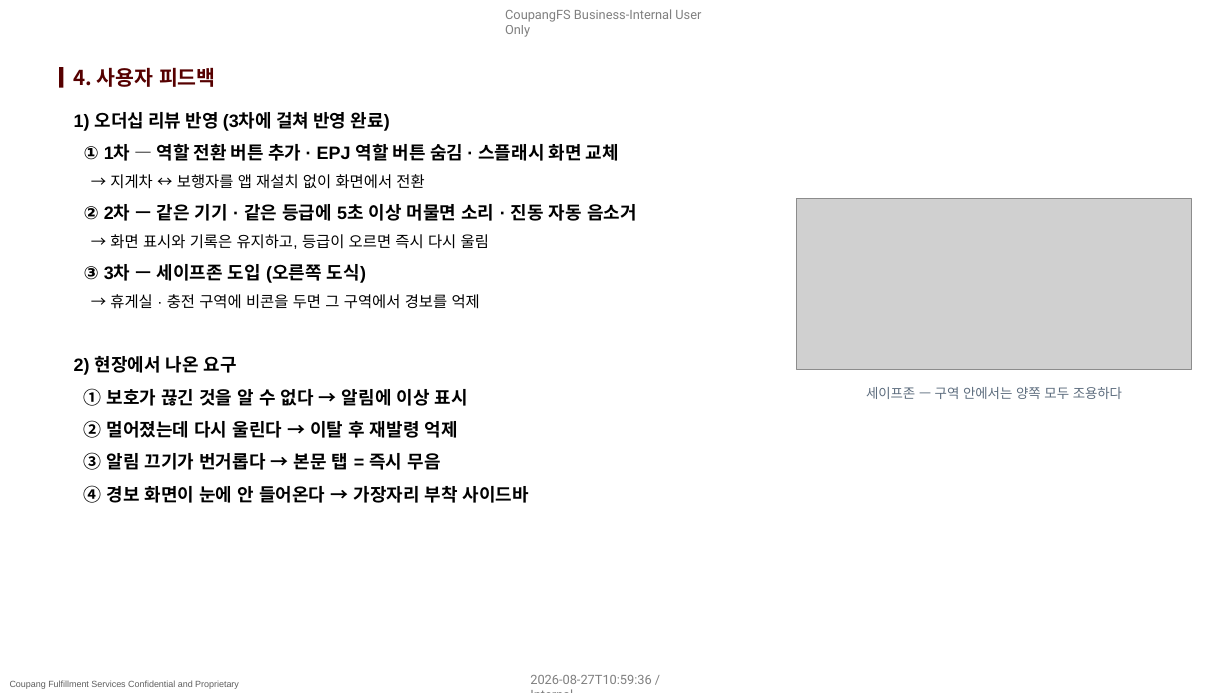
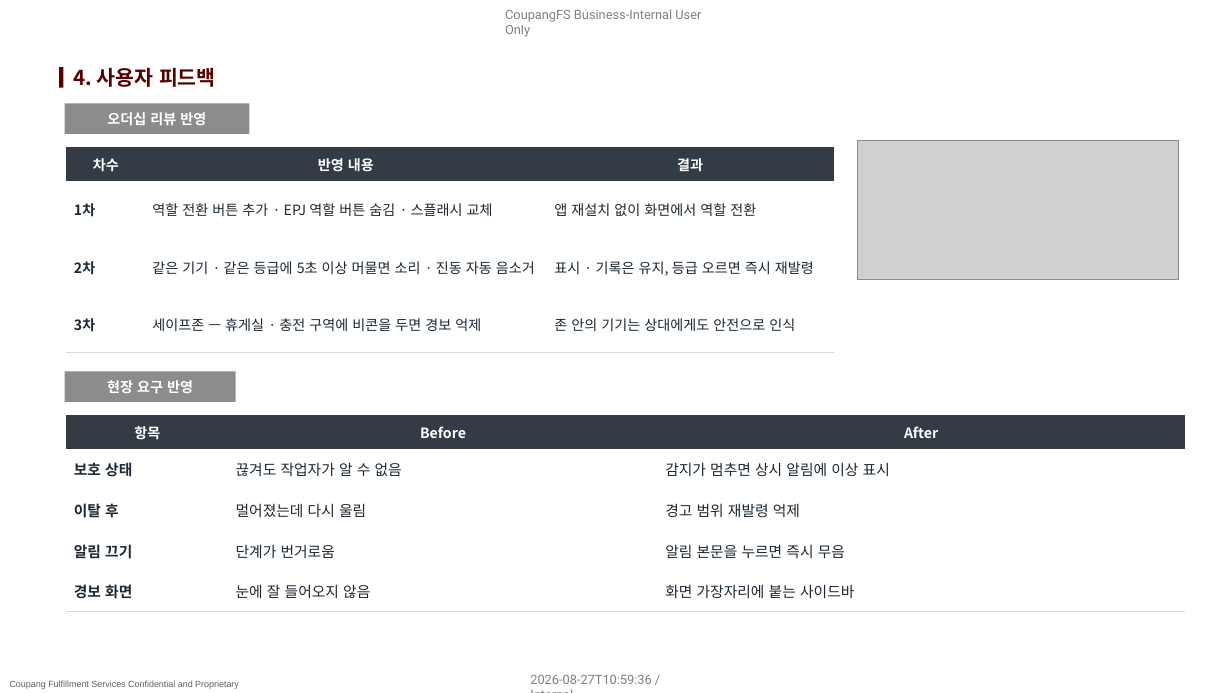
Before and after one commit to pslymzero-cyber/SafeAlert, a slide deck: slide 6 of docs/presentation/company_form/SafeAlert_보고_2026.08.pptx. Drawn at 1232x693 pixels with LibreOffice and Linux fonts; fonts in the diff are those of the drawing; grey boxes stand for pictures; background and template pictures are left out. Boxes give left, top, right and bottom in pixels: in the first picture for what was removed or moved away, otherwise in the second. Text is boxed around its words. In the diff, an @@ line names an element or a change of style, - is before the commit and + after.

```diff
--- a/docs/presentation/company_form/SafeAlert_보고_2026.08.pptx
+++ b/docs/presentation/company_form/SafeAlert_보고_2026.08.pptx
@@ rectangle added at bbox=[65, 104, 250, 134], fill #8C8C8C, 11 pt, text #FFFFFF, bold @@
+오더십 리뷰 반영
@@ text removed at bbox=[74, 112, 637, 503] @@
-1) 오더십 리뷰 반영 (3차에 걸쳐 반영 완료)
-① 1차 — 역할 전환 버튼 추가 · EPJ 역할 버튼 숨김 · 스플래시 화면 교체
-→ 지게차 ↔ 보행자를 앱 재설치 없이 화면에서 전환
-② 2차 — 같은 기기 · 같은 등급에 5초 이상 머물면 소리 · 진동 자동 음소거
-→ 화면 표시와 기록은 유지하고, 등급이 오르면 즉시 다시 울림
-③ 3차 — 세이프존 도입 (오른쪽 도식)
-→ 휴게실 · 충전 구역에 비콘을 두면 그 구역에서 경보를 억제
-2) 현장에서 나온 요구
-① 보호가 끊긴 것을 알 수 없다 → 알림에 이상 표시
-② 멀어졌는데 다시 울린다 → 이탈 후 재발령 억제
-③ 알림 끄기가 번거롭다 → 본문 탭 = 즉시 무음
-④ 경보 화면이 눈에 안 들어온다 → 가장자리 부착 사이드바
@@ table added at bbox=[67, 148, 834, 353], 4 rows, 3 columns @@
+차수 | 반영 내용 | 결과
+1차 | 역할 전환 버튼 추가 · EPJ 역할 버튼 숨김 · 스플래시 교체 | 앱 재설치 없이 화면에서 역할 전환
+2차 | 같은 기기 · 같은 등급에 5초 이상 머물면 소리 · 진동 자동 음소거 | 표시 · 기록은 유지, 등급 오르면 즉시 재발령
+3차 | 세이프존 — 휴게실 · 충전 구역에 비콘을 두면 경보 억제 | 존 안의 기기는 상대에게도 안전으로 인식
@@ picture: place and size @@
-picture at bbox=[797, 199, 1192, 370]
+picture at bbox=[858, 140, 1179, 279]
@@ rectangle added at bbox=[65, 372, 236, 402], fill #8C8C8C, 11 pt, text #FFFFFF, bold @@
+현장 요구 반영
@@ text removed at bbox=[866, 387, 1122, 399] @@
-세이프존 — 구역 안에서는 양쪽 모두 조용하다
@@ table added at bbox=[67, 416, 1185, 612], 5 rows, 3 columns @@
+항목 | Before | After
+보호 상태 | 끊겨도 작업자가 알 수 없음 | 감지가 멈추면 상시 알림에 이상 표시
+이탈 후 | 멀어졌는데 다시 울림 | 경고 범위 재발령 억제
+알림 끄기 | 단계가 번거로움 | 알림 본문을 누르면 즉시 무음
+경보 화면 | 눈에 잘 들어오지 않음 | 화면 가장자리에 붙는 사이드바
```
Also in this commit, not shown: 5 other slides changed, 4 other files.
